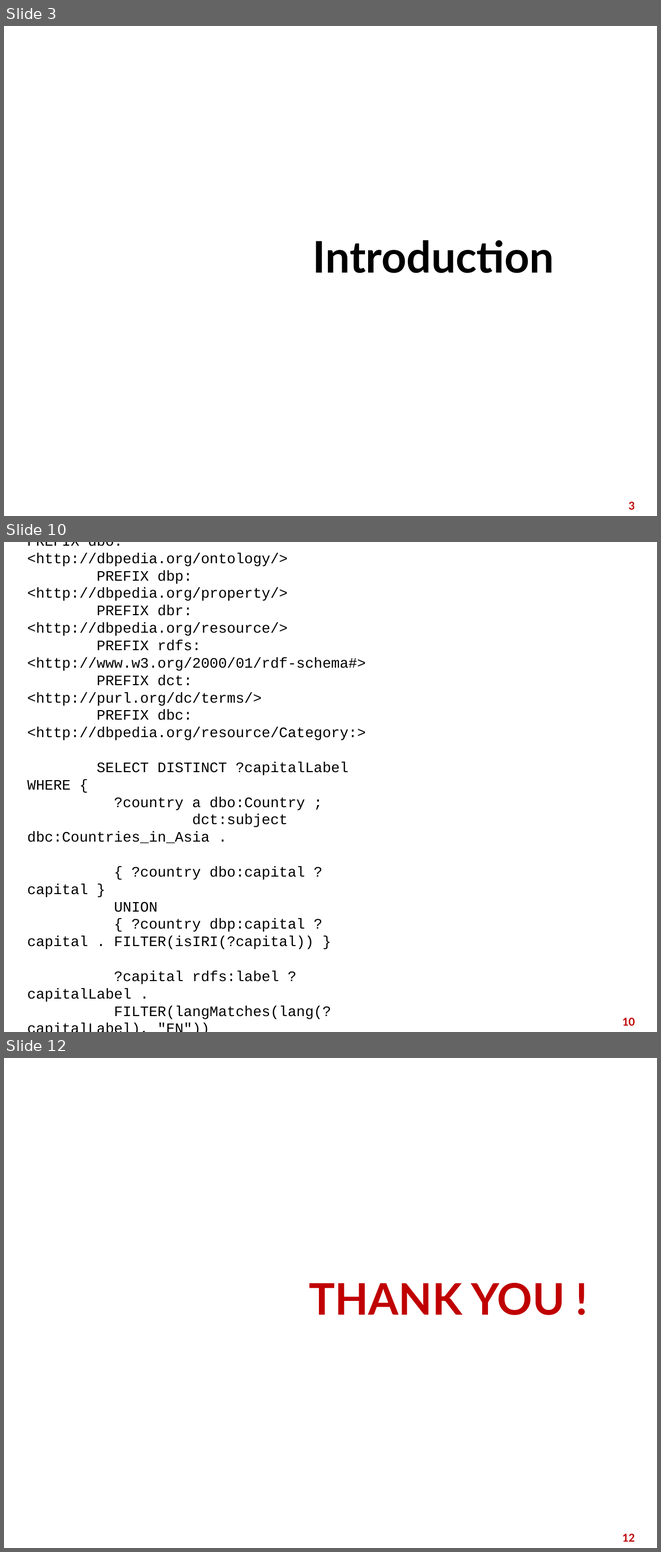
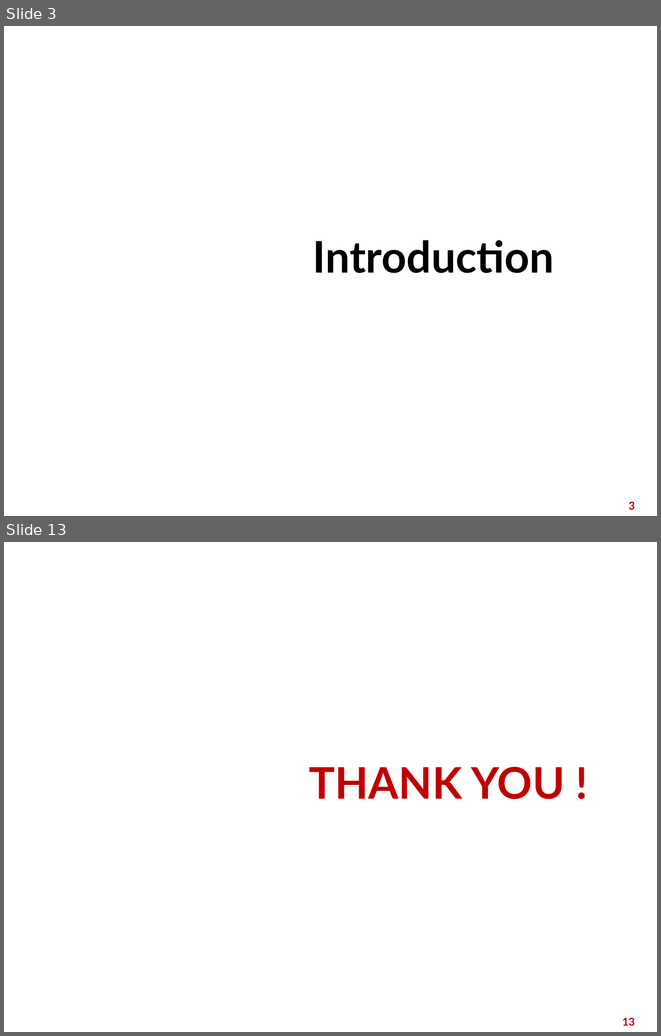
Before and after one commit to nnt2606/semantic-web, a slide deck: Semantic web.pptx. Shown one above the other, each under a label of ours: slides 3, 10 and 12 before the commit, slides 3 and 13 after it; the slides between them are not shown. The pictures are 661x1552 and 661x1036 pixels, drawn with LibreOffice and Linux fonts; fonts in the diff are those of the drawing; background and template pictures are left out. Boxes give left, top, right and bottom in pixels: in the first picture for what was removed or moved away, otherwise in the second. Text is boxed around its words. In the diff, an @@ line names an element or a change of style, - is before the commit and + after.

```diff
--- a/Semantic web.pptx
+++ b/Semantic web.pptx
@@ slide 10 removed at (4,542,657,1032), background picture (left out) @@
@@ title removed at (27,553,291,578) @@
-SPARQL Query: Capital city
@@ text removed at (27,542,366,1019) @@
-PREFIX dbo: <http://dbpedia.org/ontology/>
-PREFIX dbp: <http://dbpedia.org/property/>
-PREFIX dbr: <http://dbpedia.org/resource/>
-PREFIX rdfs: <http://www.w3.org/2000/01/rdf-schema#>
-PREFIX dct: <http://purl.org/dc/terms/>
-PREFIX dbc: <http://dbpedia.org/resource/Category:>
-SELECT DISTINCT ?capitalLabel WHERE {
-?country a dbo:Country ;
-dct:subject dbc:Countries_in_Asia .
-{ ?country dbo:capital ?capital }
-UNION
-{ ?country dbp:capital ?capital . FILTER(isIRI(?capital)) }
-?capital rdfs:label ?capitalLabel .
-FILTER(langMatches(lang(?capitalLabel), "EN"))
-}
-ORDER BY RAND()
@@ page number removed at (623,1017,635,1025) @@
-10
@@ what was slide 12 is now slide 13 @@
@@ page number at (623,1017,635,1025): text changed @@
-12
+13
```
Also in this commit, not shown: 3 slides changed, 8 slides added, 6 other slides removed.
